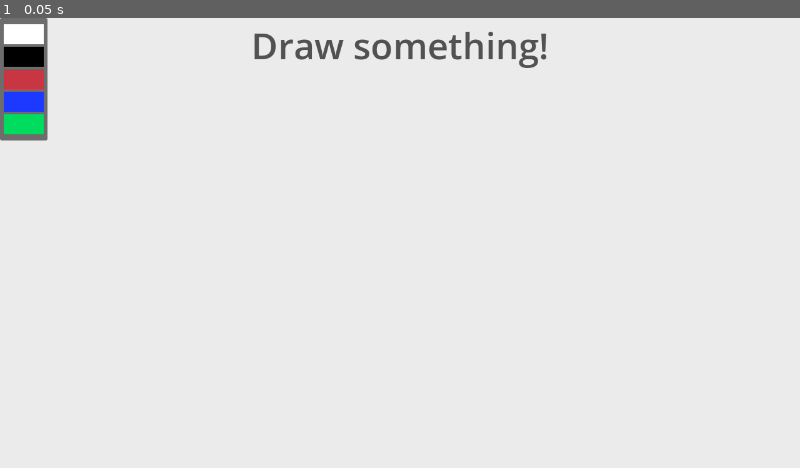
Above: before the commit, frame 1.
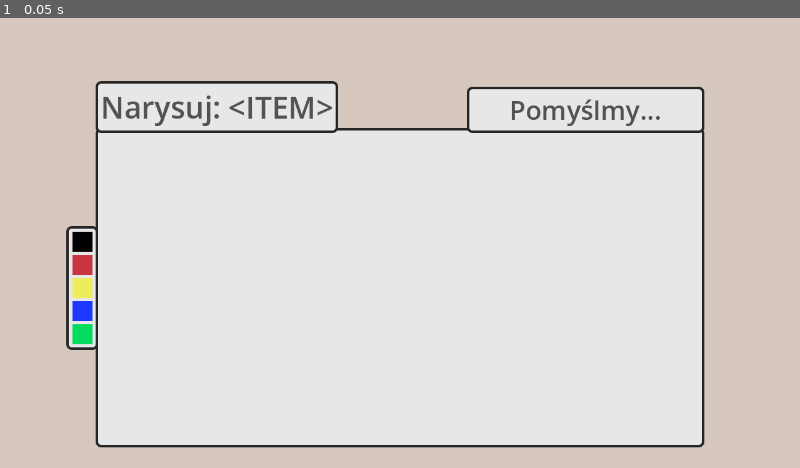
Above: after the commit, the same moment.

Repository: Dokep-Code/PTI-Doodle
Game: Godot game, scene res://assets/scenes/2d_scenes/main.tscn
Same seed, same stepped clock (60 frames per second), same inputs: the game is played once before the commit and once after it.
Inputs:
- Up to frame 1 (0.05 s): no input

The runs differ from the first frame. In frame 1, 43% of the frame differs, in the area x 0-100%, y 0-100%.
Error after the commit: Cannot call method 'get_line' on a null value. (res://assets/scripts/global.gd:8)

Commit message:
Started reworking UI and refactored whole scene to use Control nodes instead of Node2D's

Diff:
--- /dev/null
+++ b/pti-doodle/assets/resources/main_theme.tres
@@ -0,0 +1,21 @@
+[gd_resource type="Theme" format=3 uid="uid://cymxflgwd3kp5"]
+
+[sub_resource type="StyleBoxFlat" id="StyleBoxFlat_6pdjc"]
+bg_color = Color(0.90533507, 0.9053352, 0.90533507, 1)
+border_width_left = 4
+border_width_top = 4
+border_width_right = 4
+border_width_bottom = 4
+border_color = Color(0.14622876, 0.14622879, 0.14622867, 1)
+corner_radius_top_left = 8
+corner_radius_top_right = 8
+corner_radius_bottom_right = 8
+corner_radius_bottom_left = 8
+expand_margin_left = 4.0
+expand_margin_top = 4.0
+expand_margin_right = 4.0
+expand_margin_bottom = 4.0
+
+[resource]
+Label/styles/normal = SubResource("StyleBoxFlat_6pdjc")
+Panel/styles/panel = SubResource("StyleBoxFlat_6pdjc")
--- a/pti-doodle/assets/scenes/2d_scenes/main.gd
+++ b/pti-doodle/assets/scenes/2d_scenes/main.gd
@@ -1,9 +1,8 @@
-extends Node2D
+extends Control
 
 @export var line_width: float = 10.0
 @export var line_color: Color = Color.RED
 @export var eraser_width: float = 20.0
-@export var canvas_size: Vector2i = Vector2i(1280, 720)
 
 var is_drawing: bool = false
 var is_erasing: bool = false
@@ -17,14 +16,18 @@
 var last_stroke_time: float = 0.0
 const STROKE_COOLDOWN: float = 0.2
 
-@onready var sprite: Sprite2D = $Sprite2D
+@onready var canvas_rect: TextureRect = $Canvas/TextureRect
+@onready var canvas_size: Vector2i = $Canvas.size
 
 func _ready() -> void:
 	canvas_image = Image.create(canvas_size.x, canvas_size.y, false, Image.FORMAT_RGBA8)
 	canvas_image.fill(Color.TRANSPARENT)
 	canvas_texture = ImageTexture.create_from_image(canvas_image)
-	sprite.texture = canvas_texture
-	sprite.centered = false
+	canvas_rect.texture = canvas_texture
+	canvas_rect.stretch_mode = TextureRect.STRETCH_KEEP
+
+func _process(_delta: float) -> void:
+	line_color = Global.brush_color
 
 func _input(event: InputEvent) -> void:
 	if event is InputEventMouseButton:
@@ -46,8 +49,6 @@
 		var pos := _get_canvas_pos(event.position)
 		_draw_segment(pos)
 
-
-
 	if Input.is_action_just_released("undo"):
 		undo()
 
@@ -64,7 +65,6 @@
 	is_erasing = Global.brush_eraser_mode
 	has_last_point = false
 
-	# Save snapshot for undo
 	stroke_snapshot = Image.new()
 	stroke_snapshot.copy_from(canvas_image)
 
@@ -73,7 +73,6 @@
 		is_drawing = false
 		has_last_point = false
 
-		# Push snapshot to undo stack
 		if stroke_snapshot:
 			undo_stack.append(stroke_snapshot)
 			stroke_snapshot = null
@@ -119,7 +118,6 @@
 			if is_erasing:
 				canvas_image.set_pixel(px, py, color)
 			else:
-				# Blend over existing
 				var existing := canvas_image.get_pixel(px, py)
 				var blended := _blend_over(existing, color)
 				canvas_image.set_pixel(px, py, blended)
@@ -134,15 +132,13 @@
 	return Color(out_r, out_g, out_b, out_a)
 
 func _get_canvas_pos(screen_pos: Vector2) -> Vector2:
-	return screen_pos - sprite.global_position
+	return screen_pos - canvas_rect.global_position
 
 func undo() -> void:
 	if undo_stack.size() > 0 and not is_drawing:
 		canvas_image.copy_from(undo_stack.pop_back())
 		canvas_texture.update(canvas_image)
+	send_to_ai()
 
 func send_to_ai() -> void:
 	DoodleAi.recognize(canvas_image)
-
-func _process(_delta: float) -> void:
-	line_color = Global.brush_color
--- a/pti-doodle/assets/scenes/2d_scenes/main.tscn
+++ b/pti-doodle/assets/scenes/2d_scenes/main.tscn
@@ -1,7 +1,7 @@
 [gd_scene format=3 uid="uid://dran7ic7i4odi"]
 
 [ext_resource type="Script" uid="uid://c7omn8ud22fqo" path="res://assets/scenes/2d_scenes/main.gd" id="1_0u8ko"]
-[ext_resource type="Script" uid="uid://lw3843oxnyuv" path="res://assets/scripts/toolbar.gd" id="2_bt2r4"]
+[ext_resource type="Theme" uid="uid://cymxflgwd3kp5" path="res://assets/resources/main_theme.tres" id="2_wfs30"]
 
 [sub_resource type="GDScript" id="GDScript_bt2r4"]
 script/source = "extends Button
@@ -14,151 +14,89 @@
 	)
 "
 
-[sub_resource type="Animation" id="Animation_bt2r4"]
-length = 0.001
-tracks/0/type = "value"
-tracks/0/imported = false
-tracks/0/enabled = true
-tracks/0/path = NodePath(".:theme_override_font_sizes/font_size")
-tracks/0/interp = 1
-tracks/0/loop_wrap = true
-tracks/0/keys = {
-"times": PackedFloat32Array(0),
-"transitions": PackedFloat32Array(1),
-"update": 1,
-"values": [58]
-}
-tracks/1/type = "value"
-tracks/1/imported = false
-tracks/1/enabled = true
-tracks/1/path = NodePath(".:rotation")
-tracks/1/interp = 1
-tracks/1/loop_wrap = true
-tracks/1/keys = {
-"times": PackedFloat32Array(0),
-"transitions": PackedFloat32Array(1),
-"update": 0,
-"values": [0.0]
-}
-tracks/2/type = "value"
-tracks/2/imported = false
-tracks/2/enabled = true
-tracks/2/path = NodePath(".:position")
-tracks/2/interp = 1
-tracks/2/loop_wrap = true
-tracks/2/keys = {
-"times": PackedFloat32Array(0),
-"transitions": PackedFloat32Array(1),
-"update": 0,
-"values": [Vector2(377, 0)]
-}
-
-[sub_resource type="Animation" id="Animation_wfs30"]
-resource_name = "fast_response"
-length = 3.0
-loop_mode = 1
-tracks/0/type = "value"
-tracks/0/imported = false
-tracks/0/enabled = true
-tracks/0/path = NodePath(".:theme_override_font_sizes/font_size")
-tracks/0/interp = 1
-tracks/0/loop_wrap = true
-tracks/0/keys = {
-"times": PackedFloat32Array(0, 0.96666664, 2.1333334, 3),
-"transitions": PackedFloat32Array(1, 1, 1, 1),
-"update": 0,
-"values": [64, 72, 56, 64]
-}
-
-[sub_resource type="Animation" id="Animation_llxd6"]
-resource_name = "fast_response"
-length = 2.0
-loop_mode = 1
-tracks/0/type = "value"
-tracks/0/imported = false
-tracks/0/enabled = true
-tracks/0/path = NodePath(".:rotation")
-tracks/0/interp = 1
-tracks/0/loop_wrap = true
-tracks/0/keys = {
-"times": PackedFloat32Array(0, 0.56666666, 1, 1.5, 2),
-"transitions": PackedFloat32Array(1, 1, 1, 1, 1),
-"update": 0,
-"values": [0.0, 0.06981317, 0.0, -0.06981317, 0.0]
-}
-tracks/1/type = "value"
-tracks/1/imported = false
-tracks/1/enabled = true
-tracks/1/path = NodePath(".:position")
-tracks/1/interp = 1
-tracks/1/loop_wrap = true
-tracks/1/keys = {
-"times": PackedFloat32Array(0, 0.99, 2),
-"transitions": PackedFloat32Array(1, 1, 1),
-"update": 0,
-"values": [Vector2(377, 0), Vector2(377, 16), Vector2(377, 0)]
-}
-
-[sub_resource type="AnimationLibrary" id="AnimationLibrary_llxd6"]
-_data = {
-&"RESET": SubResource("Animation_bt2r4"),
-&"deep_response": SubResource("Animation_wfs30"),
-&"fast_response": SubResource("Animation_llxd6")
-}
-
-[node name="Main" type="Node2D" unique_id=1748254535]
+[sub_resource type="GDScript" id="GDScript_wfs30"]
+resource_name = "Anwser"
+script/source = "extends Label
+
+
+func _ready() -> void:
+	DoodleAi.response_received.connect(func(reply: String, is_deep: bool):
+		self.text = reply
+	)
+"
+
+[node name="Main" type="Control" unique_id=1645257538]
+layout_mode = 3
+anchors_preset = 15
+anchor_right = 1.0
+anchor_bottom = 1.0
+grow_horizontal = 2
+grow_vertical = 2
+theme = ExtResource("2_wfs30")
 script = ExtResource("1_0u8ko")
 
-[node name="Sprite2D" type="Sprite2D" parent="." unique_id=539164007]
-
-[node name="Toolbar" type="CanvasLayer" parent="." unique_id=1754097666]
-script = ExtResource("2_bt2r4")
-
-[node name="Control" type="Control" parent="Toolbar" unique_id=1561272673]
-layout_mode = 3
-anchors_preset = 0
-offset_right = 40.0
-offset_bottom = 40.0
-
-[node name="Panel" type="Panel" parent="Toolbar/Control" unique_id=1931734724]
-layout_mode = 0
-offset_right = 76.0
-offset_bottom = 196.0
-
-[node name="VBoxContainer" type="VBoxContainer" parent="Toolbar/Control/Panel" unique_id=1976082167]
+[node name="ColorRect" type="ColorRect" parent="." unique_id=886050621]
+layout_mode = 1
+anchors_preset = 15
+anchor_right = 1.0
+anchor_bottom = 1.0
+grow_horizontal = 2
+grow_vertical = 2
+color = Color(0.84, 0.78302, 0.74759996, 1)
+
+[node name="Canvas" type="Panel" parent="." unique_id=389776616]
 layout_mode = 1
 anchors_preset = 8
 anchor_left = 0.5
 anchor_top = 0.5
 anchor_right = 0.5
 anchor_bottom = 0.5
-offset_left = -32.0
-offset_top = -88.0
-offset_right = 32.0
-offset_bottom = 88.0
-grow_horizontal = 2
-grow_vertical = 2
-
-[node name="Button" type="Button" parent="Toolbar/Control/Panel/VBoxContainer" unique_id=1624150736]
-custom_minimum_size = Vector2(64, 32)
-layout_mode = 2
-script = SubResource("GDScript_bt2r4")
-
-[node name="ColorRect" type="ColorRect" parent="Toolbar/Control/Panel/VBoxContainer/Button" unique_id=1614803386]
-layout_mode = 1
-anchors_preset = 15
-anchor_right = 1.0
-anchor_bottom = 1.0
-grow_horizontal = 2
-grow_vertical = 2
-mouse_filter = 2
-
-[node name="Button2" type="Button" parent="Toolbar/Control/Panel/VBoxContainer" unique_id=330179327]
-custom_minimum_size = Vector2(64, 32)
-layout_mode = 2
-script = SubResource("GDScript_bt2r4")
-
-[node name="ColorRect" type="ColorRect" parent="Toolbar/Control/Panel/VBoxContainer/Button2" unique_id=1537203137]
+offset_left = -483.0
+offset_top = -180.0
+offset_right = 483.0
+offset_bottom = 323.0003
+grow_horizontal = 2
+grow_vertical = 2
+theme = ExtResource("2_wfs30")
+
+[node name="TextureRect" type="TextureRect" parent="Canvas" unique_id=460657360]
+layout_mode = 0
+offset_right = 40.0
+offset_bottom = 40.0
+
+[node name="ColorPicker" type="Panel" parent="Canvas" unique_id=1931734724]
+layout_mode = 1
+anchors_preset = 4
+anchor_top = 0.5
+anchor_bottom = 0.5
+offset_left = -47.0
+offset_top = -95.0
+offset_right = -4.0
+offset_bottom = 95.0
+grow_vertical = 2
+
+[node name="VBoxContainer" type="VBoxContainer" parent="Canvas/ColorPicker" unique_id=1976082167]
+layout_mode = 1
+anchors_preset = 8
+anchor_left = 0.5
+anchor_top = 0.5
+anchor_right = 0.5
+anchor_bottom = 0.5
+offset_left = -16.0
+offset_top = -90.0
+offset_right = 16.0
+offset_bottom = 90.0
+grow_horizontal = 2
+grow_vertical = 2
+theme_override_constants/separation = 5
+
+[node name="Button2" type="Button" parent="Canvas/ColorPicker/VBoxContainer" unique_id=330179327]
+custom_minimum_size = Vector2(32, 32)
+layout_mode = 2
+size_flags_horizontal = 4
+script = SubResource("GDScript_bt2r4")
+
+[node name="ColorRect" type="ColorRect" parent="Canvas/ColorPicker/VBoxContainer/Button2" unique_id=1537203137]
 layout_mode = 1
 anchors_preset = 15
 anchor_right = 1.0
@@ -168,12 +106,13 @@
 mouse_filter = 2
 color = Color(0, 0, 0, 1)
 
-[node name="Button3" type="Button" parent="Toolbar/Control/Panel/VBoxContainer" unique_id=1603683795]
-custom_minimum_size = Vector2(64, 32)
-layout_mode = 2
-script = SubResource("GDScript_bt2r4")
-
-[node name="ColorRect" type="ColorRect" parent="Toolbar/Control/Panel/VBoxContainer/Button3" unique_id=379477522]
+[node name="Button3" type="Button" parent="Canvas/ColorPicker/VBoxContainer" unique_id=1603683795]
+custom_minimum_size = Vector2(32, 32)
+layout_mode = 2
+size_flags_horizontal = 4
+script = SubResource("GDScript_bt2r4")
+
+[node name="ColorRect" type="ColorRect" parent="Canvas/ColorPicker/VBoxContainer/Button3" unique_id=379477522]
 layout_mode = 1
 anchors_preset = 15
 anchor_right = 1.0
@@ -183,12 +122,29 @@
 mouse_filter = 2
 color = Color(0.784382, 0.21340358, 0.26264974, 1)
 
-[node name="Button4" type="Button" parent="Toolbar/Control/Panel/VBoxContainer" unique_id=1854809317]
-custom_minimum_size = Vector2(64, 32)
-layout_mode = 2
-script = SubResource("GDScript_bt2r4")
-
-[node name="ColorRect" type="ColorRect" parent="Toolbar/Control/Panel/VBoxContainer/Button4" unique_id=1320914502]
+[node name="Button" type="Button" parent="Canvas/ColorPicker/VBoxContainer" unique_id=1624150736]
+custom_minimum_size = Vector2(32, 32)
+layout_mode = 2
+size_flags_horizontal = 4
+script = SubResource("GDScript_bt2r4")
+
+[node name="ColorRect" type="ColorRect" parent="Canvas/ColorPicker/VBoxContainer/Button" unique_id=1614803386]
+layout_mode = 1
+anchors_preset = 15
+anchor_right = 1.0
+anchor_bottom = 1.0
+grow_horizontal = 2
+grow_vertical = 2
+mouse_filter = 2
+color = Color(0.93, 0.93, 0.3627, 1)
+
+[node name="Button4" type="Button" parent="Canvas/ColorPicker/VBoxContainer" unique_id=1854809317]
+custom_minimum_size = Vector2(32, 32)
+layout_mode = 2
+size_flags_horizontal = 4
+script = SubResource("GDScript_bt2r4")
+
+[node name="ColorRect" type="ColorRect" parent="Canvas/ColorPicker/VBoxContainer/Button4" unique_id=1320914502]
 layout_mode = 1
 anchors_preset = 15
 anchor_right = 1.0
@@ -198,12 +154,13 @@
 mouse_filter = 2
 color = Color(0.115324534, 0.21886483, 0.99981886, 1)
 
-[node name="Button5" type="Button" parent="Toolbar/Control/Panel/VBoxContainer" unique_id=994783301]
-custom_minimum_size = Vector2(64, 32)
-layout_mode = 2
-script = SubResource("GDScript_bt2r4")
-
-[node name="ColorRect" type="ColorRect" parent="Toolbar/Control/Panel/VBoxContainer/Button5" unique_id=1677625170]
+[node name="Button5" type="Button" parent="Canvas/ColorPicker/VBoxContainer" unique_id=994783301]
+custom_minimum_size = Vector2(32, 32)
+layout_mode = 2
+size_flags_horizontal = 4
+script = SubResource("GDScript_bt2r4")
+
+[node name="ColorRect" type="ColorRect" parent="Canvas/ColorPicker/VBoxContainer/Button5" unique_id=1677625170]
 layout_mode = 1
 anchors_preset = 15
 anchor_right = 1.0
@@ -213,32 +170,58 @@
 mouse_filter = 2
 color = Color(1.92523e-07, 0.86389977, 0.36664948, 1)
 
-[node name="AiGuess" type="Label" parent="Toolbar" unique_id=1215243193]
-anchors_preset = 5
-anchor_left = 0.5
-anchor_right = 0.5
-offset_left = -263.0
-offset_right = 263.0
-offset_bottom = 88.0
-grow_horizontal = 2
+[node name="Anwser" type="Control" parent="Canvas" unique_id=1740583681]
+layout_mode = 1
+anchors_preset = 10
+anchor_right = 1.0
+grow_horizontal = 2
+
+[node name="Target" type="Label" parent="Canvas/Anwser" unique_id=1990255226]
+layout_mode = 0
+offset_top = -75.0
+offset_right = 380.0
+theme_override_colors/font_color = Color(0.32024416, 0.32024416, 0.32024413, 1)
+theme_override_font_sizes/font_size = 48
+text = "Narysuj: <ITEM>"
+horizontal_alignment = 1
+vertical_alignment = 1
+
+[node name="AiGuess" type="Label" parent="Canvas/Anwser" unique_id=1215243193]
+layout_mode = 1
+anchors_preset = 1
+anchor_left = 1.0
+anchor_right = 1.0
+offset_left = -372.0
+offset_top = -66.0
+grow_horizontal = 0
 pivot_offset = Vector2(1, 1)
 pivot_offset_ratio = Vector2(0.5, 0.5)
 theme_override_colors/font_color = Color(0.32024416, 0.32024416, 0.32024413, 1)
-theme_override_font_sizes/font_size = 58
-text = "Draw something!"
+theme_override_font_sizes/font_size = 42
+text = "Pomyślmy..."
 horizontal_alignment = 1
 vertical_alignment = 1
-
-[node name="AnimationPlayer" type="AnimationPlayer" parent="Toolbar/AiGuess" unique_id=820520310]
-libraries/ = SubResource("AnimationLibrary_llxd6")
-
-[node name="Background" type="CanvasLayer" parent="." unique_id=1743077951]
-layer = -1
-
-[node name="ColorRect" type="ColorRect" parent="Background" unique_id=65508656]
-anchors_preset = 15
-anchor_right = 1.0
-anchor_bottom = 1.0
-grow_horizontal = 2
-grow_vertical = 2
-color = Color(0.92, 0.92, 0.92, 1)
+script = SubResource("GDScript_wfs30")
+
+[node name="CertainityText" type="HBoxContainer" parent="." unique_id=361462829]
+layout_mode = 1
+anchors_preset = 2
+anchor_top = 1.0
+anchor_bottom = 1.0
+offset_left = 620.0
+offset_top = 680.0
+offset_right = 797.0
+offset_bottom = 720.0
+grow_vertical = 0
+
+[node name="CertainityPrefix" type="Label" parent="CertainityText" unique_id=556392185]
+layout_mode = 2
+theme_override_colors/font_color = Color(0.32156864, 0.32156864, 0.32156864, 1)
+theme_override_font_sizes/font_size = 24
+text = "Pewność:"
+
+[node name="Certainity" type="Label" parent="CertainityText" unique_id=316171318]
+layout_mode = 2
+theme_override_colors/font_color = Color(0.57071996, 0.82, 0.3526, 1)
+theme_override_font_sizes/font_size = 24
+text = "Niska"
--- a/pti-doodle/assets/scripts/doodle_ai.gd
+++ b/pti-doodle/assets/scripts/doodle_ai.gd
@@ -1,11 +1,16 @@
 extends Node
 
-const SYSTEM_PROMPT := "You are a doodle recognition engine. The user will send you a hand-drawn doodle image.
-Identify the single object, animal, symbol, or concept depicted.
-Respond with only its name in Polish — one or two words maximum, lowercase, no punctuation or explanation.
-Examples: kot, pendrive, dom, sygnalizacja, znak stop."
+const SYSTEM_PROMPT := "You are a doodle recognition engine for a drawing game with an IT/technology theme.
+The user will send you a hand-drawn doodle. Identify the single object depicted.
+If the doodle clearly resembles a computer, technology, or electronics object — prefer that interpretation.
+If it does not clearly match any IT object, identify it as whatever it most looks like (e.g. a shape, animal, everyday object).
+Do not force an IT interpretation when the drawing is ambiguous or generic.
+Respond with only the object name in Polish — one or two words maximum, lowercase, no punctuation or explanation.
+IT examples: monitor, pendrive, klawiatura, router, dyskietka, wifi, procesor.
+General examples: koło, kot, dom, drzewo, słońce, kwiat."
 
 signal response_received(reply: String, is_deep: bool)
+signal certainty_changed(color: Color)
 
 var current_request_type: String = ""
 var deep_timer: SceneTreeTimer
@@ -13,6 +18,7 @@
 var http_request: HTTPRequest
 var is_awaiting_fast_response: bool = false
 var is_awaiting_deep_response: bool = false
+var certainty: Color
 
 func _ready() -> void:
 	http_request = HTTPRequest.new()
@@ -100,8 +106,10 @@
 
 	if is_deep:
 		is_awaiting_deep_response = false
+		certainty_changed.emit(Color("92d15a"))
 	else:
 		is_awaiting_fast_response = false
+		certainty_changed.emit(Color("d94c4c"))
 
 	var body_str := body.get_string_from_utf8()
 
--- a/pti-doodle/assets/scripts/global.gd
+++ b/pti-doodle/assets/scripts/global.gd
@@ -5,7 +5,7 @@
 var brush_color: Color
 var brush_eraser_mode: bool = false
 
-const API_KEY: String = "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"
+var API_KEY: String = FileAccess.open("res://key.txt", FileAccess.READ).get_line()
 
 var ai_response: String:
 	set(value):
--- a/pti-doodle/assets/scripts/toolbar.gd
+++ b/pti-doodle/assets/scripts/toolbar.gd
@@ -1,22 +1,54 @@
 extends CanvasLayer
 class_name Toolbar
 
-@onready var object_ai_guess_label: Label = $AiGuess
-@onready var object_ai_guess_label_animation_player: AnimationPlayer = $AiGuess/AnimationPlayer
+@onready var object_ai_guess_label: Label = $VBoxContainer/AiGuessWrapper/AiGuess
+@onready var object_certainity_label: Label = $Control/HBoxContainer/Certainity
 
+var _wobble_time: float = 0.0
+
+const FAST_WOBBLE_SPEED: float = 12.0
+const FAST_WOBBLE_AMOUNT: float = 4.0
+const FAST_WOBBLE_ROTATION: float = 0.03
+
+const DEEP_WOBBLE_SPEED: float = 6.0
+const DEEP_WOBBLE_AMOUNT: float = 8.0
+const DEEP_WOBBLE_ROTATION: float = 0.05
 
 func _ready() -> void:
 	DoodleAi.response_received.connect(func(reply, _is_deep):
-		object_ai_guess_label.text = reply
+		object_ai_guess_label.text = "Czy to: " + reply + "?"
 	)
+	DoodleAi.certainty_changed.connect(func(color: Color):
+		match color:
+			Color("d94c4c"):
+				object_certainity_label.text = "Niska"
+				object_certainity_label.add_theme_color_override("font_color", Color("d94c4c"))
+			Color("92d15a"):
+				object_certainity_label.text = "Wysoka"
+				object_certainity_label.add_theme_color_override("font_color", Color("92d15a"))
+			_:
+				object_certainity_label.text = "Brak pewności"
+				object_certainity_label.add_theme_color_override("font_color", Color("333333"))
+	)
+	object_certainity_label.text = "Brak pewności"
+	object_certainity_label.add_theme_color_override("font_color", Color("333333"))
 
-func _process(_delta: float) -> void:
+func _process(delta: float) -> void:
 	if DoodleAi.is_awaiting_fast_response:
-		#object_ai_guess_label.add_theme_font_size_override("font_size", randi_range(10, 60))
-		object_ai_guess_label_animation_player.play("fast_response")
+		_wobble_time += delta * FAST_WOBBLE_SPEED
+		_apply_wobble(FAST_WOBBLE_AMOUNT, FAST_WOBBLE_ROTATION)
 	elif DoodleAi.is_awaiting_deep_response:
-		#object_ai_guess_label.add_theme_font_size_override("font_size", randi_range(60, 120))
-		object_ai_guess_label_animation_player.play("deep_response")
+		_wobble_time += delta * DEEP_WOBBLE_SPEED
+		_apply_wobble(DEEP_WOBBLE_AMOUNT, DEEP_WOBBLE_ROTATION)
 	else:
-		#object_ai_guess_label.add_theme_font_size_override("font_size", 64)
-		object_ai_guess_label_animation_player.play("RESET")
+		_wobble_time = 0.0
+		object_ai_guess_label.position = Vector2.ZERO
+		object_ai_guess_label.rotation = 0.0
+
+func _apply_wobble(amount: float, rot_amount: float) -> void:
+	object_ai_guess_label.pivot_offset = object_ai_guess_label.size / 2.0
+	object_ai_guess_label.position = Vector2(
+		sin(_wobble_time) * amount,
+		cos(_wobble_time * 1.3) * amount
+	)
+	object_ai_guess_label.rotation = sin(_wobble_time * 0.7) * rot_amount
--- a/pti-doodle/control.tscn
+++ /dev/null
@@ -1,37 +0,0 @@
-[gd_scene format=3 uid="uid://i6qijrokyuwe"]
-
-[node name="Control" type="Control" unique_id=1481589222]
-layout_mode = 3
-anchors_preset = 15
-anchor_right = 1.0
-anchor_bottom = 1.0
-grow_horizontal = 2
-grow_vertical = 2
-
-[node name="HSlider" type="HSlider" parent="." unique_id=1248069438]
-layout_mode = 0
-offset_left = 190.0
-offset_top = 131.0
-offset_right = 957.0
-offset_bottom = 175.0
-
-[node name="HSlider2" type="HSlider" parent="." unique_id=1211724043]
-layout_mode = 0
-offset_left = 190.0
-offset_top = 190.0
-offset_right = 957.0
-offset_bottom = 234.0
-
-[node name="HSlider3" type="HSlider" parent="." unique_id=1735529812]
-layout_mode = 0
-offset_left = 190.0
-offset_top = 253.0
-offset_right = 957.0
-offset_bottom = 297.0
-
-[node name="ColorRect" type="ColorRect" parent="." unique_id=1837635907]
-layout_mode = 0
-offset_left = 222.0
-offset_top = 25.0
-offset_right = 923.0
-offset_bottom = 115.0
--- a/pti-doodle/project.godot
+++ b/pti-doodle/project.godot
@@ -30,6 +30,7 @@
 
 folder_colors={
 "res://assets/images/": "red",
+"res://assets/resources/": "green",
 "res://assets/scenes/": "orange",
 "res://assets/scripts/": "yellow"
 }
Not shown, changed: .gitignore
